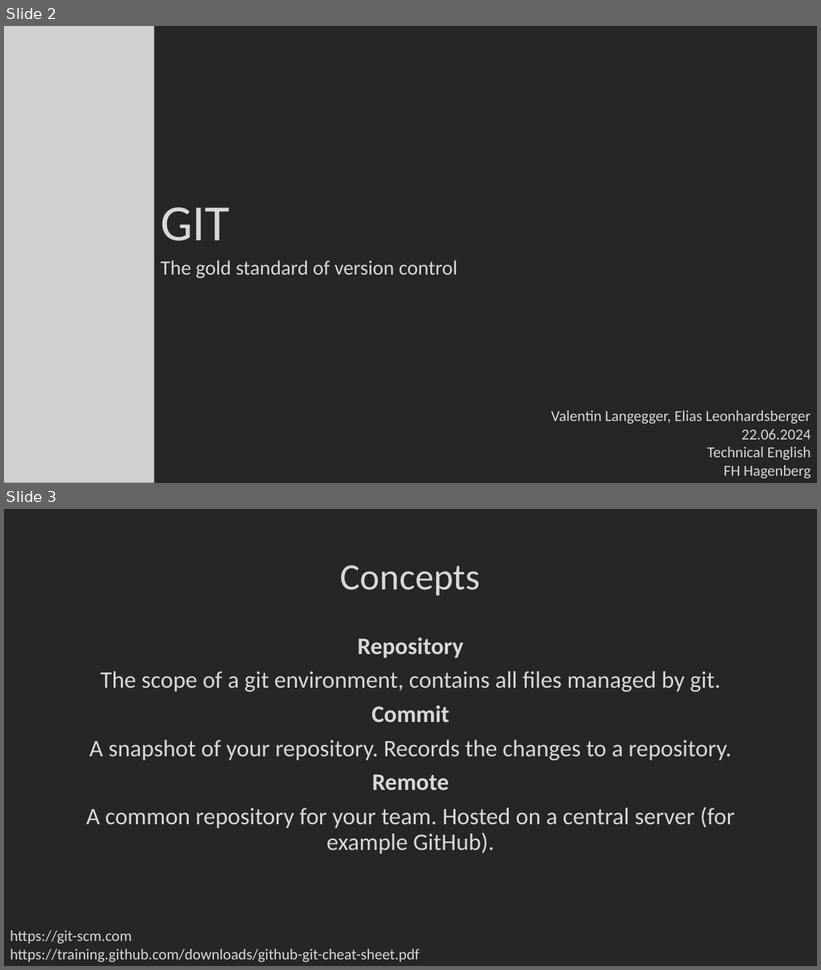
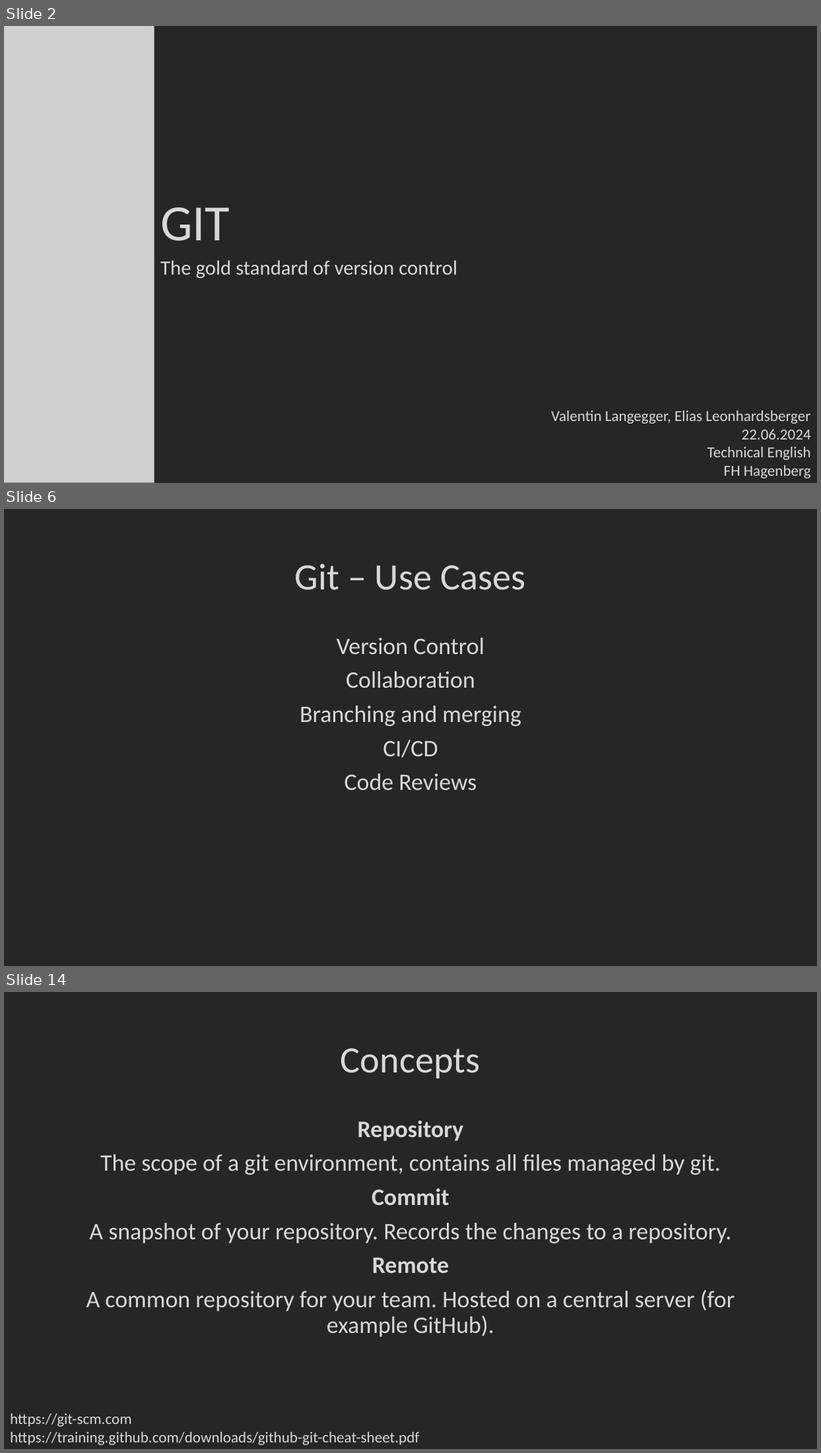
Before and after one commit to Xoechz/SEbaBB2, a slide deck: EN/GIT.pptx. Shown one above the other, each under a label of ours: slides 2 and 3 before the commit, slides 2, 6 and 14 after it; the slides between them are not shown. The pictures are 821x970 and 821x1453 pixels, drawn with LibreOffice and Linux fonts; fonts in the diff are those of the drawing; grey boxes stand for pictures; background and template pictures are left out. Boxes give left, top, right and bottom in pixels: in the first picture for what was removed or moved away, otherwise in the second. Text is boxed around its words. In the diff, an @@ line names an element or a change of style, - is before the commit and + after.

```diff
--- a/EN/GIT.pptx
+++ b/EN/GIT.pptx
@@ slide 6 added at [4, 509, 817, 966], background #262626 @@
@@ title added at [295, 564, 525, 590], 44 pt, text #D8D8D8 @@
+Git – Use Cases
@@ text added at [300, 638, 521, 790], 28 pt, text #D8D8D8 @@
+Version Control
+Collaboration
+Branching and merging
+CI/CD
+Code Reviews
@@ what was slide 3 is now slide 14 @@
```
Also in this commit, not shown: 1 slide changed, 11 other slides added.
